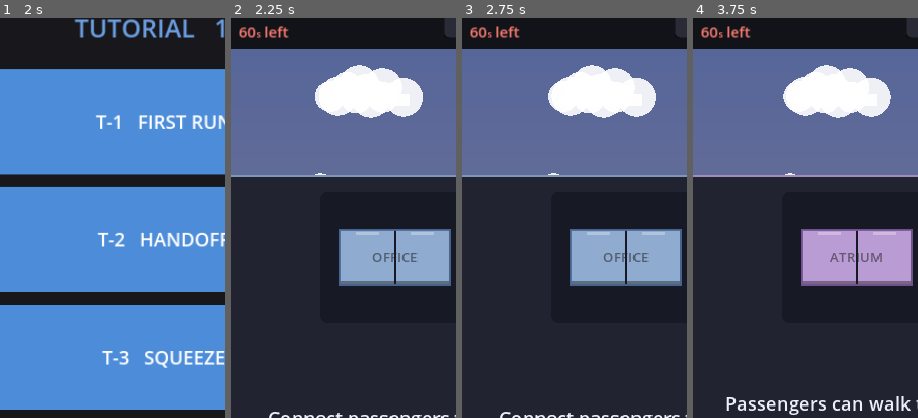
Above: before the commit, frames 1-4 (left to right).
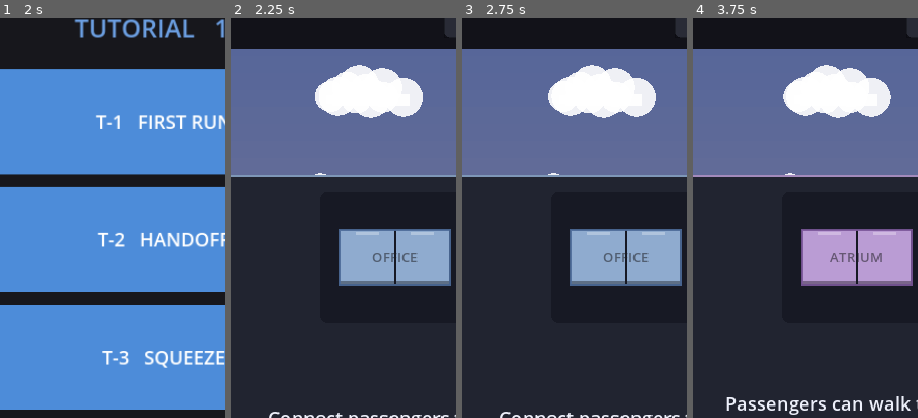
Above: after the commit, the same moments.

Repository: AlexEltonPym/elevator_game
Game: Godot game, scene res://scenes/v5_select.tscn
Same seed, same stepped clock (60 frames per second), same inputs: the game is played once before the commit and once after it.
Inputs (mouse positions are % of the whole screen's width and height, from its top left):
- Up to frame 1 (2 s): click (92, 5) at 0.52 s; click (8, 5) at 1.27 s
- Up to frame 2 (2.25 s): click "T-1 FIRST RUN" at 2 s
- Up to frame 3 (2.75 s): no input
- Up to frame 4 (3.75 s): click "LEVELS" at 2.75 s; click "T-2 HANDOFF" at 3.5 s
The pictures show only the part of the screen within x 14-64%, y 4-54%; the shares and areas given below are measured in that part.

Frame 1 is identical in both runs. In frame 2, 0.4% of the frame differs, in the area x 3-26%, y 2-5%; in frame 3, 0.4%; in frame 4, 0.4%.

Commit message:
Time-left: show the countdown only during the run, not while planning
No clock pressure in the plan phase — lost_label is blank until state is PLAYING,
then shows the shrinking-"s" countdown. UI-only.

Co-Authored-By: Claude Opus 4.8 <noreply@anthropic.com>

Diff:
--- a/scripts/v5/hud5.gd
+++ b/scripts/v5/hud5.gd
@@ -527,9 +527,13 @@
 	level_label.text = str(game.level.get("id", "R-1"))
 	if game.shift_len > 0.0:
 		served_label.text = "Tips %d" % roundi(game.tips)
-		var remain: float = maxf(0.0, game.shift_len - game.elapsed)
-		# Shrink the "s" so it reads as a lowercase unit, not a "5" tacked onto the number.
-		lost_label.text = "%d[font_size=15]s[/font_size] left" % roundi(remain)
+		# The countdown only appears ONCE THE RUN STARTS — no clock pressure while planning.
+		if game.state == game.State.PLAYING:
+			var remain: float = maxf(0.0, game.shift_len - game.elapsed)
+			# Shrink the "s" so it reads as a lowercase unit, not a "5" tacked onto the number.
+			lost_label.text = "%d[font_size=15]s[/font_size] left" % roundi(remain)
+		else:
+			lost_label.text = ""
 	else:
 		served_label.text = "Served %d/%d" % [game.served, game.QUOTA]
 		lost_label.text = "Lost %d/%d" % [game.lost, game.MAX_LOST]
